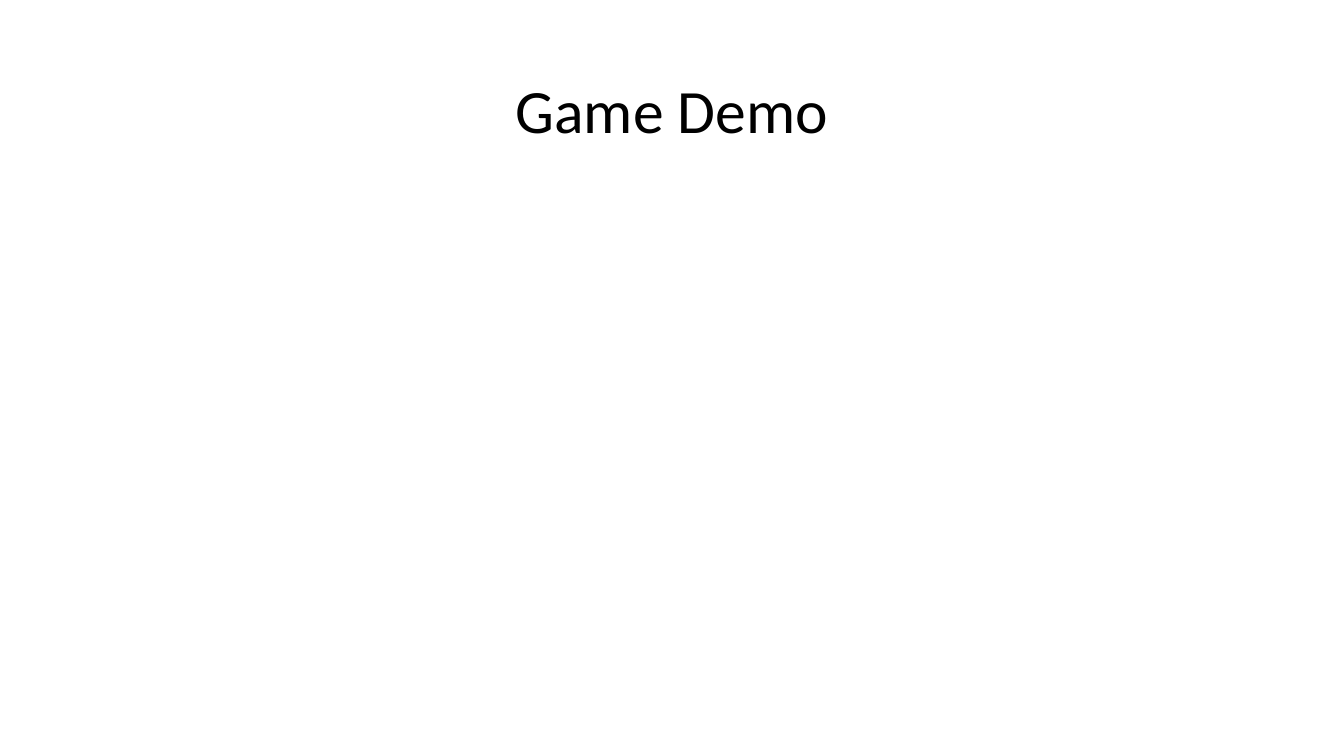
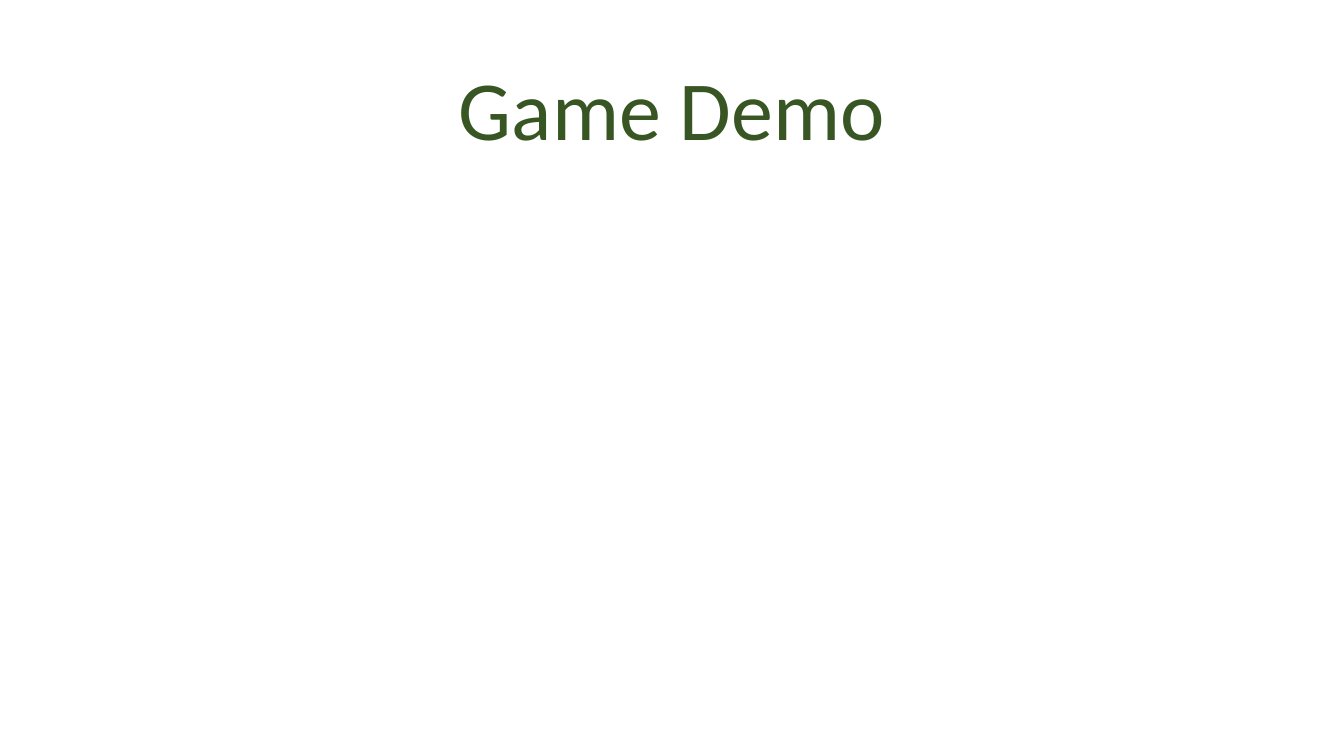
Before and after one commit to EliAnonymouse17/GDAfinal, a slide deck: slide 4 of Documentation/PresentationAlpha.pptx. Drawn at 1344x756 pixels with LibreOffice and Linux fonts; fonts in the diff are those of the drawing. Boxes give left, top, right and bottom in pixels: in the first picture for what was removed or moved away, otherwise in the second. Text is boxed around its words. In the diff, an @@ line names an element or a change of style, - is before the commit and + after.

```diff
--- a/Documentation/PresentationAlpha.pptx
+++ b/Documentation/PresentationAlpha.pptx
@@ title "Game Demo" at (x1=459, y1=85, x2=885, y2=141): size 44 to 60 pt, text colour #000000 to #385723 @@
```
Also in this commit, not shown: 9 other slides changed.
